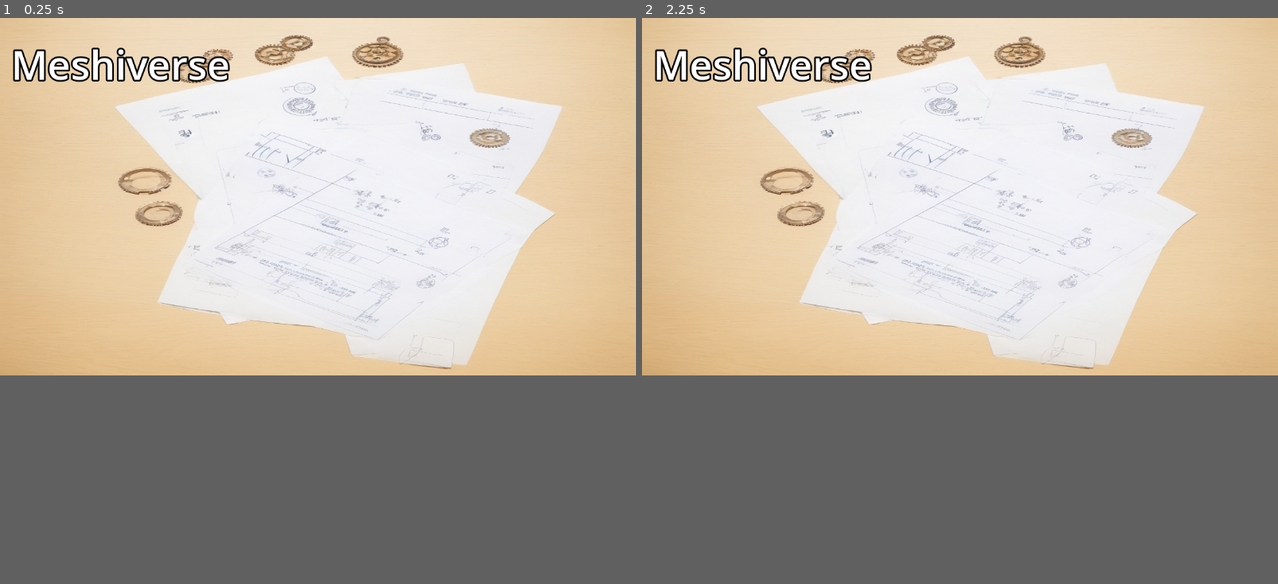
Above: before the commit, frames 1-2 (left to right).
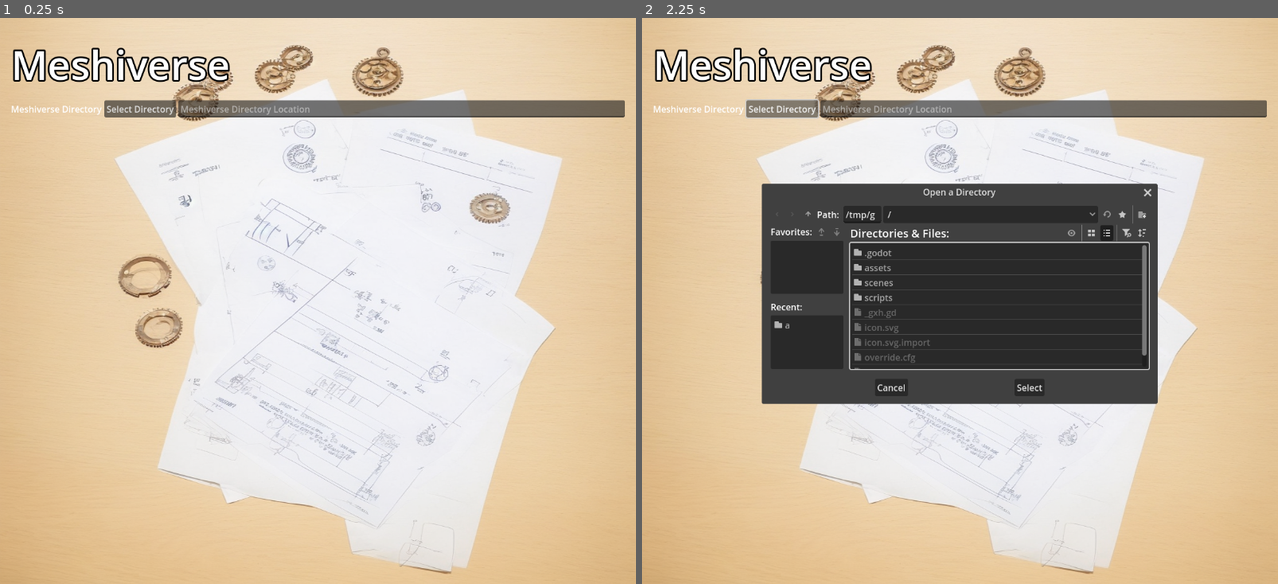
Above: after the commit, the same moments.

Repository: Discordanian/meshiverse
Game: Godot game, scene res://scenes/settings.tscn
Same seed, same stepped clock (60 frames per second), same inputs: the game is played once before the commit and once after it.
Inputs (mouse positions are in pixels of both pictures, inside the frame that each line leads up to):
- Up to frame 1 (0.25 s): no input
- Up to frame 2 (2.25 s): click (781, 74) at 0.5 s, where only the run after the commit has a clickable "Select Directory"; click (1029, 250) at 1.25 s, where only the run after the commit has a clickable "Select"; click (781, 74) at 2 s, where only the run after the commit has a clickable "Select Directory"
In our replay, the window is 799x449 before the commit and 799x711 after it. These sizes can differ from the game's own. Grey fills any space a smaller window leaves; there, only what the larger window draws over its background counts as a difference.

The runs differ from the first frame. In frame 1, 42% of the frame differs, in the area x 0-100%, y 2-100%; in frame 2, 65%.

Commit message:
Settings2

Diff:
--- a/godot/project.godot
+++ b/godot/project.godot
@@ -14,3 +14,7 @@
 run/main_scene="res://scenes/settings.tscn"
 config/features=PackedStringArray("4.5", "Forward Plus")
 config/icon="res://icon.svg"
+
+[display]
+
+window/size/viewport_height=1024
--- a/godot/scenes/settings.tscn
+++ b/godot/scenes/settings.tscn
@@ -37,6 +37,18 @@
 theme_override_constants/margin_right = 20
 theme_override_constants/margin_bottom = 20
 
+[node name="DirectorySelector" type="FileDialog" parent="MarginContainer"]
+oversampling_override = 1.0
+title = "Open a Directory"
+initial_position = 2
+ok_button_text = "Select"
+dialog_hide_on_ok = true
+file_mode = 2
+display_mode = 1
+access = 2
+show_hidden_files = true
+use_native_dialog = true
+
 [node name="VBoxContainer" type="VBoxContainer" parent="MarginContainer"]
 layout_mode = 2
 theme_override_constants/separation = 15
@@ -55,12 +67,20 @@
 text = "Meshiverse"
 vertical_alignment = 1
 
-[node name="FileDialog" type="FileDialog" parent="MarginContainer/VBoxContainer"]
-oversampling_override = 1.0
-title = "Choose Library Directory"
-position = Vector2i(0, 36)
-show_hidden_files = true
-use_native_dialog = true
-
 [node name="HBoxContainer" type="HBoxContainer" parent="MarginContainer/VBoxContainer"]
 layout_mode = 2
+
+[node name="MeshiverseDirectory" type="Label" parent="MarginContainer/VBoxContainer/HBoxContainer"]
+layout_mode = 2
+text = "Meshiverse Directory"
+
+[node name="SelectDirectory" type="Button" parent="MarginContainer/VBoxContainer/HBoxContainer"]
+layout_mode = 2
+text = "Select Directory"
+
+[node name="LineEdit" type="LineEdit" parent="MarginContainer/VBoxContainer/HBoxContainer"]
+layout_mode = 2
+size_flags_horizontal = 3
+placeholder_text = "Meshiverse Directory Location"
+
+[connection signal="button_down" from="MarginContainer/VBoxContainer/HBoxContainer/SelectDirectory" to="." method="_on_select_directory_button_down"]
--- a/godot/scripts/settings.gd
+++ b/godot/scripts/settings.gd
@@ -4,3 +4,7 @@
 # Read Global Config
 func _ready() -> void:
 	pass # Replace with function body.
+
+
+func _on_select_directory_button_down() -> void:
+	$MarginContainer/DirectorySelector.popup()
